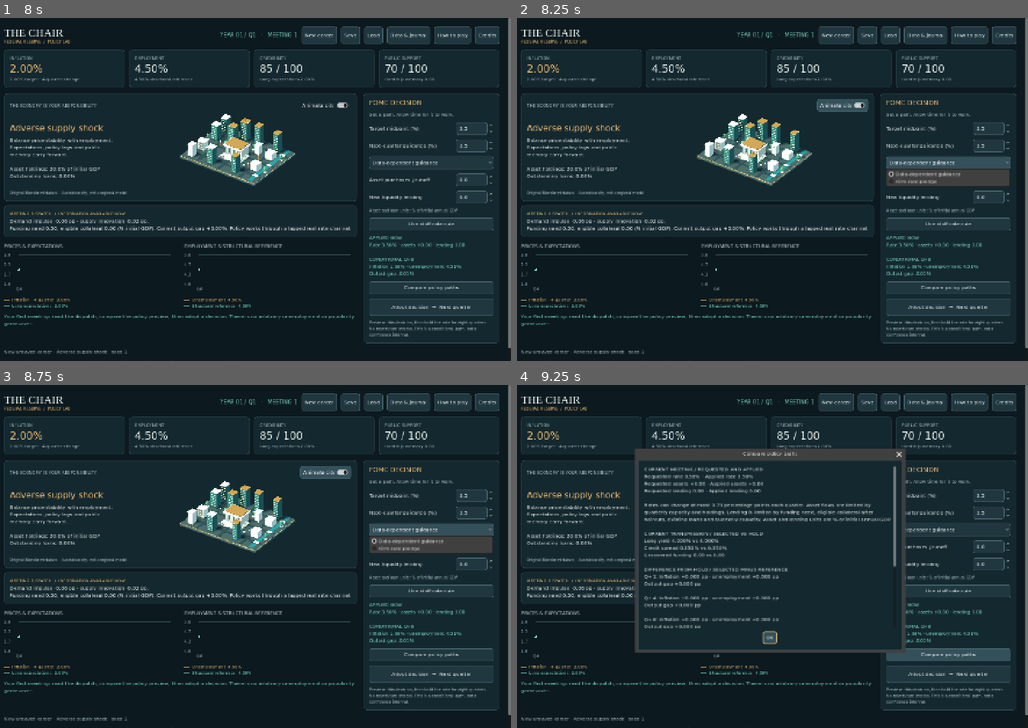
Above: before the commit, frames 1-4 (two rows, left to right).
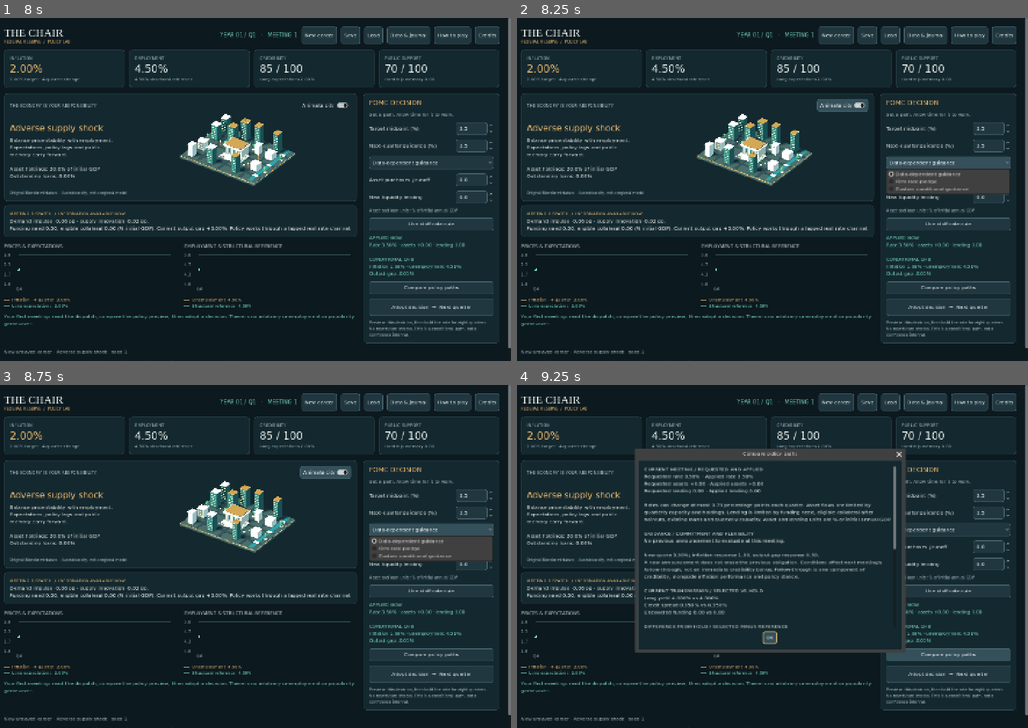
Above: after the commit, the same moments.

Repository: ihearttokyo/fed-chairman-game
Game: Godot game, scene res://main.tscn
Two runs of this game, one before a commit and one after it. Both use one fixed random seed, a clock stepped at 60 frames per second and the inputs below.
Inputs:
- Up to frame 1 (8 s): click "How to play" at 0.5 s; click "Use staff rate rule" at 1.25 s; click "New career" at 2 s; click "New career" at 2.75 s; click "Adopt decision → Next quarter" at 3.5 s; click "Adopt decision → Next quarter" at 4.25 s; click "OK" at 5 s; click "Data & journal" at 5.75 s; click "OK" at 6.5 s; click "Animate city" at 7.25 s
- Up to frame 2 (8.25 s): click "Data-dependent guidance" at 8 s
- Up to frame 3 (8.75 s): no input
- Up to frame 4 (9.25 s): click "Compare policy paths" at 8.75 s

Frame 1 is identical in both runs. In frame 2, 0.6% of the frame differs, in the area x 72-97%, y 48-52%; in frame 3, 0.6%; in frame 4, 2.4%, in the area x 24-75%, y 42-71%.

Commit message:
Expose custom conditional guidance and prior promise delivery

Diff:
--- a/game/play/main.gd
+++ b/game/play/main.gd
@@ -21,6 +21,9 @@
 var assets: SpinBox
 var liquidity: SpinBox
 var commitment: OptionButton
+var custom_guidance: VBoxContainer
+var inflation_response: SpinBox
+var activity_response: SpinBox
 var scenario: OptionButton
 var seed_input: SpinBox
 var city: Node3D
@@ -265,9 +268,16 @@
 	commitment = OptionButton.new()
 	commitment.add_item("Data-dependent guidance")
 	commitment.add_item("Firm rate pledge")
+	commitment.add_item("Custom conditional guidance")
 	commitment.tooltip_text = "Data dependence adjusts your promise by %.2f × the change in inflation and %.2f × the change in output gap. A firm pledge does not adjust." % [career.params.policy_inflation_response, career.params.policy_output_gap_response]
-	commitment.item_selected.connect(func(_i: int): _preview())
+	commitment.item_selected.connect(func(_i: int): _guidance_controls())
 	box.add_child(commitment)
+	custom_guidance = _vbox(box, 6)
+	var bound: float = career.params.guidance_sensitivity_limit
+	inflation_response = _spin(custom_guidance, "Inflation response", -bound, bound, 0.1, "Adjust the announced rate by this many percentage points for each 1 pp change in four-quarter inflation since the announcement.")
+	activity_response = _spin(custom_guidance, "Output-gap response", -bound, bound, 0.1, "Adjust the announced rate by this many percentage points for each 1 pp change in the output gap since the announcement.")
+	var units := _label(custom_guidance, "Rate pp per 1 pp change since your announcement. Negative responses reverse the direction; these are game-design choices.", 11, MUTED)
+	units.autowrap_mode = TextServer.AUTOWRAP_WORD_SMART
 	assets = _spin(box, "Asset purchases / runoff", -2, 2, 0.25, "Percent of initial annual GDP. Purchases lower the term premium; runoff raises it. Stock capacity applies.")
 	liquidity = _spin(box, "New liquidity lending", 0, 5, 0.25, "Percent of initial annual GDP. New loans are limited by funding need, eligibility and collateral. They do not cure insolvency.")
 	_label(box, "Asset and loan units: % of initial annual GDP", 11, MUTED)
@@ -283,9 +293,13 @@
 
 func _policy() -> Dictionary:
 	return {"policy_rate_request_pct": rate.value, "guidance_rate_pct": guidance.value,
-		"guidance_inflation_sensitivity": career.params.policy_inflation_response if commitment.selected == 0 else 0.0,
-		"guidance_output_gap_sensitivity": career.params.policy_output_gap_response if commitment.selected == 0 else 0.0,
+		"guidance_inflation_sensitivity": inflation_response.value if commitment.selected == 2 else (career.params.policy_inflation_response if commitment.selected == 0 else 0.0),
+		"guidance_output_gap_sensitivity": activity_response.value if commitment.selected == 2 else (career.params.policy_output_gap_response if commitment.selected == 0 else 0.0),
 		"asset_flow_request_pct_initial_gdp": assets.value, "liquidity_request_pct_initial_gdp": liquidity.value}
+
+func _guidance_controls() -> void:
+	custom_guidance.visible = commitment.selected == 2
+	_preview()
 
 func _start_career(case_id: String, seed_number: int) -> void:
 	var result: Dictionary = career.start(case_id, seed_number)
@@ -320,7 +334,15 @@
 		guidance.value = s.policy_rate_pct
 		assets.value = 0
 		liquidity.value = 0
+		inflation_response.value = s.guidance_inflation_sensitivity if s.guidance_active else career.params.policy_inflation_response
+		activity_response.value = s.guidance_output_gap_sensitivity if s.guidance_active else career.params.policy_output_gap_response
 		commitment.select(0)
+		if s.guidance_active:
+			if inflation_response.value == 0.0 and activity_response.value == 0.0:
+				commitment.select(1)
+			elif inflation_response.value != career.params.policy_inflation_response or activity_response.value != career.params.policy_output_gap_response:
+				commitment.select(2)
+		_guidance_controls()
 		loading_controls = false
 	decision_button.disabled = career.decisions.size() >= Career.MAX_QUARTERS
 	_preview()
@@ -345,6 +367,18 @@
 	var first: Dictionary = selected.states[0]
 	var reference: Dictionary = held.states[0]
 	var text := "CURRENT MEETING / REQUESTED AND APPLIED\nRequested rate %.2f%% · Applied rate %.2f%%\nRequested assets %+ …(638 unchanged characters)…
+	text += "GUIDANCE / COMMITMENT AND FLEXIBILITY\n"
+	var s: Dictionary = career.state
+	if s.guidance_active:
+		var prior_promise: float = s.guidance_rate_pct + s.guidance_inflation_sensitivity * (s.four_quarter_inflation_pct - s.guidance_reference_inflation_pct) + s.guidance_output_gap_sensitivity * (s.output_gap_pct - s.guidance_reference_output_gap_pct)
+		text += "Previous quote %.2f%%; inflation response %.2f, output-gap response %.2f.\nReference inflation %.3f%%, output gap %+.3f%%.\nAdjusted prior promise %.3f%%\nProjected follow-through %.1f / 100\n" % [s.guidance_rate_pct, s.guidance_inflation_sensitivity, s.guidance_output_gap_sensitivity, s.guidance_reference_inflation_pct, s.guidance_reference_output_gap_pct, prior_promise, 100 * first.guidance_followthrough_score]
+		var low: float = max(career.params.policy_rate_min_pct, s.policy_rate_pct - career.params.policy_rate_change_limit_pct)
+		var high: float = min(career.params.policy_rate_max_pct, s.policy_rate_pct + career.params.policy_rate_change_limit_pct)
+		if prior_promise < low or prior_promise > high:
+			text += "The adjusted prior promise is outside this meeting's feasible rate range %.2f–%.2f%%. The rate cap prevents full delivery this meeting.\n" % [low, high]
+	else:
+		text += "No previous announcement to evaluate at this meeting.\n"
+	text += "\nNew quote %.2f%%; inflation response %.2f, output-gap response %.2f.\nA new announcement does not erase the previous obligation. Conditions affect next meeting's follow-through, not an immediate credibility bonus. Follow-through is one component of credibility, alongside inflation performance and policy stance.\n\n" % [policy.guidance_rate_pct, policy.guidance_inflation_sensitivity, policy.guidance_output_gap_sensitivity]
 	text += "CURRENT TRANSMISSION / SELECTED VS HOLD\nLong yield %.3f%% vs %.3f%%\nCredit spread %.3f%% vs %.3f%%\nUncover …(219 unchanged characters)…
 	text += "DIFFERENCE FROM HOLD / SELECTED MINUS REFERENCE\n"
 	for index in [0, 3, 7]:
@@ -363,6 +397,7 @@
 	rate.value = policy.policy_rate_request_pct
 	guidance.value = policy.guidance_rate_pct
 	commitment.select(0)
+	_guidance_controls()
 	loading_controls = false
 	_preview()
 	status_label.text = "Staff benchmark selected. This simple rule is a comparison, not an optimal policy. Other tools are unchanged."
@@ -376,6 +411,8 @@
 	_refresh(true)
 	var s: Dictionary = career.state
 	consequence.text = "Q%d OUTCOME  ·  Inflation %+.2f pp; unemployment %+.2f pp.\nApplied rate %.2f%%. Public support %+ …(331 unchanged characters)…
+	if before.guidance_active:
+		consequence.text += "\nPrevious promise follow-through: %.1f / 100." % (100 * s.guidance_followthrough_score)
 	status_label.text = "Quarter %d completed. Unsaved changes · %s" % [s.quarter_index, career.cases[career.scenario_id].label]
 	if int(s.quarter_index) % 12 == 0:
 		_review()
--- a/game/tests/ui_test.gd
+++ b/game/tests/ui_test.gd
@@ -8,10 +8,65 @@
 	call_deferred("run")
 func check_cancel_window(dialog: AcceptDialog) -> void:
 	check(dialog.visible, "cancel keeps the window registered through deferred accessibility focus")
+func check_custom_guidance(game: Control) -> void:
+	check(game.commitment.item_count == 3, "player can choose custom conditional guidance")
+	if game.commitment.item_count != 3:
+		return
+	game._start_career("base", 417)
+	game.career.shocks[0] = {"demand_shock_pct": 1.2}
+	game.rate.value = 3.5
+	game.guidance.value = 3.65
+	var preset: Dictionary = game.career.forecast(game._policy())
+	game.commitment.select(2)
+	game.commitment.item_selected.emit(2)
+	check(game.custom_guidance.visible, "custom conditions are visible only when selected")
+	check(game.inflation_response.min_value == -game.career.params.guidance_sensitivity_limit and game.activity_response.max_value == game.career.params.guidance_sensitivity_limit, "custom conditions use model-defined bounds")
+	game.inflation_response.value = 1.0
+	game.activity_response.value = -0.25
+	var preserved: PackedByteArray = game.career.encode()
+	var preview: Dictionary = game.career.forecast(game._policy())
+	check(preview.states[0].credibility == preset.states[0].credibility and preview.states[0].long_yield_pct == preset.states[0].long_yield_pct, "new conditions do not invent an immediate credibility or market-pricing bonus")
+	check(game.career.encode() == preserved, "custom preview cannot change the career")
+	game._advance()
+	check(game.career.decisions[0].guidance_inflation_sensitivity == 1.0 and game.career.decisions[0].guidance_output_gap_sensitivity == -0.25, "custom coefficients reach the committed policy")
+	check(game.commitment.selected == 2 and game._policy().guidance_output_gap_sensitivity == -0.25, "custom conditions persist after adoption")
+	var replay = game.career.get_script().new()
+	check(replay.restore(bytes_to_var(game.career.encode())).ok and replay.state == game.career.state, "custom communication survives lossless replay")
+	var s: Dictionary = game.career.state
+	var promise: float = s.guidance_rate_pct + s.guidance_inflation_sensitivity * (s.four_quarter_inflation_pct - s.guidance_reference_inflation_pct) + s.guidance_output_gap_sensitivity * (s.output_gap_pct - s.guidance_reference_output_gap_pct)
+	game.rate.value = promise
+	game.guidance.value = 4.0
+	var follows: Dictionary = game.career.forecast(game._policy())
+	var report: String = game._decision_briefing()
+	check(report.contains("Adjusted prior promise %.3f%%" % promise), "comparison reveals the previous condition-adjusted promise")
+	check(report.contains("Projected follow-through %.1f / 100" % (100 * follows.states[0].guidance_followthrough_score)), "comparison uses the actual model's projected follow-through")
+	check(report.contains("new announcement does not erase"), "comparison distinguishes new communication from the previous obligation")
+	game.rate.value = s.guidance_rate_pct
+	var breaks: Dictionary = game.career.forecast(game._policy())
+	check(follows.states[0].guidance_followthrough_score > breaks.states[0].guidance_followthrough_score and follows.states[0].credibility > breaks.states[0].credibility, "honoring the custom condition improves subsequent follow-through and credibility")
+	game.commitment.select(1)
+	game.commitment.item_selected.emit(1)
+	check(not game.custom_guidance.visible and game._policy().guidance_inflation_sensitivity == 0.0 and game._policy().guidance_output_gap_sensitivity == 0.0, "firm preset cannot leak custom conditions")
+	game.commitment.select(0)
+	game.commitment.item_selected.emit(0)
+	check(game._policy().guidance_inflation_sensitivity == game.career.params.policy_inflation_response and game._policy().guidance_output_gap_sensitivity == game.career.params.policy_output_gap_response, "data-dependent preset keeps its original coefficients")
+	game.assets.value = 1.25
+	game.liquidity.value = 2.0
+	game._staff_rule()
+	check(game.commitment.selected == 0 and game.assets.value == 1.25 and game.liquidity.value == 2.0, "staff selection restores its guidance rule without changing other tools")
+	game._start_career("base", 417)
+	check(game.commitment.selected == 0 and game.inflation_response.value == game.career.params.policy_inflation_response, "new career restores known guidance defaults")
+	game.commitment.select(1)
+	game.commitment.item_selected.emit(1)
+	game.guidance.value = 15.0
+	game._advance()
+	check(game._decision_briefing().contains("outside this meeting's feasible rate range"), "comparison warns when an earlier pledge cannot be delivered")
+	game._start_career("supply_shock", 1)
 func run() -> void:
 	var game = load("res://main.tscn").instantiate()
 	root.add_child(game)
 	await process_frame
+	check_custom_guidance(game)
 	var compare_button: Button
 	for button in game.find_children("*", "Button", true, false):
 		if button.text == "Compare policy paths":
Not shown, changed: docs/MODEL_CONTRACT.md
Not shown, changed: game/README.md
